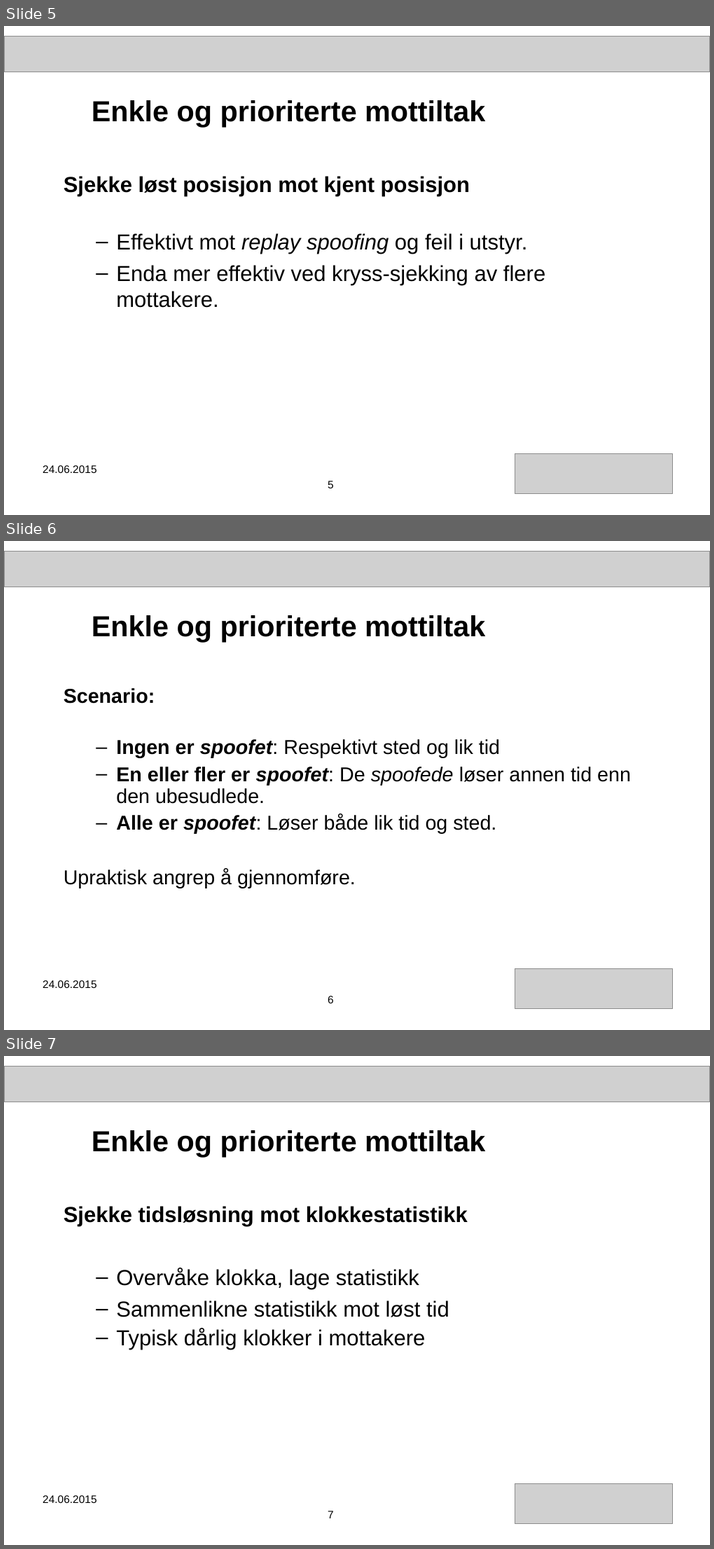
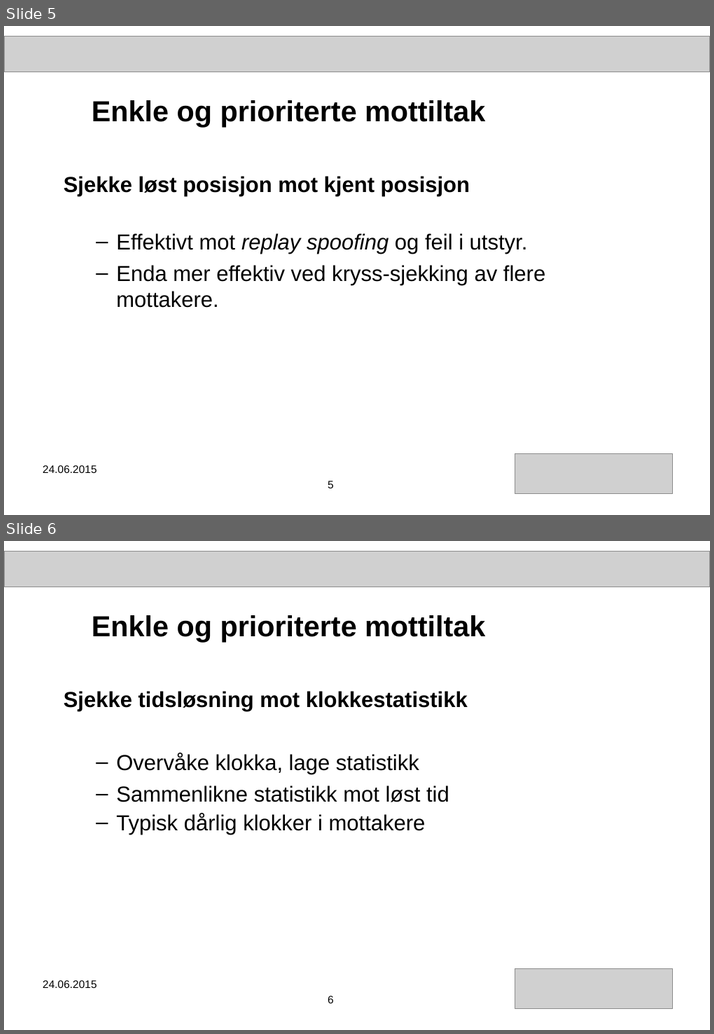
Before and after one commit to aschultzen/master_thesis, a slide deck: aril_presentasjon_2016.ppt. Shown one above the other, each under a label of ours: slides 5, 6 and 7 before the commit, slides 5 and 6 after it. The pictures are 714x1549 and 714x1034 pixels, drawn with LibreOffice and Linux fonts; fonts in the diff are those of the drawing; grey boxes stand for pictures. Boxes give left, top, right and bottom in pixels: in the first picture for what was removed or moved away, otherwise in the second. Text is boxed around its words. In the diff, an @@ line names an element or a change of style, - is before the commit and + after.

```diff
--- a/aril_presentasjon_2016.ppt
+++ b/aril_presentasjon_2016.ppt
@@ slide 6 removed at (x1=4, y1=541, x2=710, y2=1030), background #FFFFFF @@
@@ picture removed at (x1=4, y1=551, x2=709, y2=587) @@
@@ title removed at (x1=92, y1=615, x2=485, y2=642) @@
-Enkle og prioriterte mottiltak
@@ text removed at (x1=63, y1=688, x2=630, y2=887) @@
-Scenario:
-  – Ingen er spoofet: Respektivt sted og lik tid
-  – En eller fler er spoofet: De spoofede løser annen tid enn den ubesudlede.
-  – Alle er spoofet: Løser både lik tid og sted.
-Upraktisk angrep å gjennomføre.
@@ text removed at (x1=42, y1=980, x2=96, y2=988) @@
-24.06.2015
@@ picture removed at (x1=514, y1=968, x2=672, y2=1008) @@
@@ page number removed at (x1=327, y1=995, x2=334, y2=1003) @@
-6
@@ what was slide 7 is now slide 6 @@
@@ page number at (x1=327, y1=995, x2=334, y2=1003): text changed @@
-7
+6
```
Also in this commit, not shown: 1 slide added, 2 other slides removed, 3 other files.
